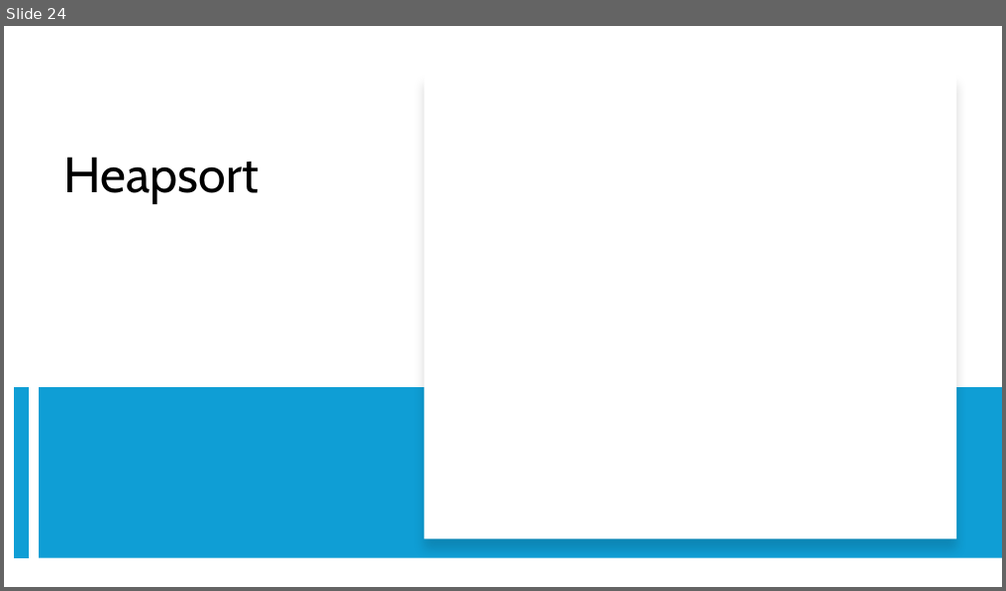
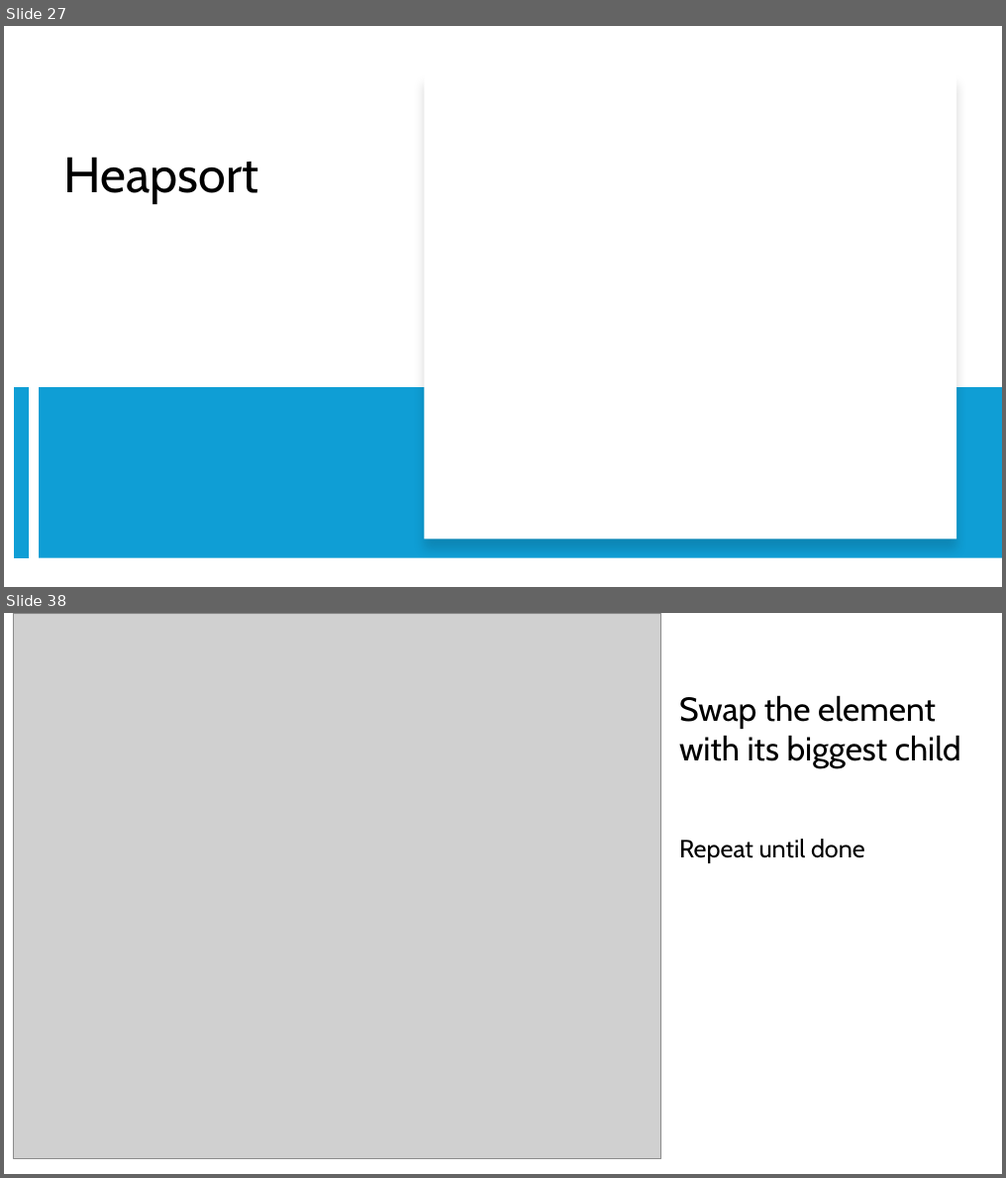
Before and after one commit to RobertNagy299/dsa-i-teaching, a slide deck: MyOwnPresentations/Sorting_Algorithms_V.pptx. Shown one above the other, each under a label of ours: slide 24 before the commit, slides 27 and 38 after it; the slides between them are not shown. The pictures are 1006x591 and 1006x1178 pixels, drawn with LibreOffice and Linux fonts; fonts in the diff are those of the drawing; grey boxes stand for pictures. Boxes give left, top, right and bottom in pixels: in the first picture for what was removed or moved away, otherwise in the second. Text is boxed around its words. In the diff, an @@ line names an element or a change of style, - is before the commit and + after.

```diff
--- a/MyOwnPresentations/Sorting_Algorithms_V.pptx
+++ b/MyOwnPresentations/Sorting_Algorithms_V.pptx
@@ slide 38 added at [4, 613, 1002, 1174], background #FFFFFF @@
@@ picture added at [13, 613, 661, 1158] @@
@@ text added at [679, 695, 961, 768], 32 pt, text #000000 @@
+Swap the element with its biggest child
@@ text added at [679, 839, 865, 863], 24 pt, text #000000 @@
+Repeat until done
@@ what was slide 24 is now slide 27 @@
```
Also in this commit, not shown: 3 slides changed, 43 other slides added, 1 slide removed.
